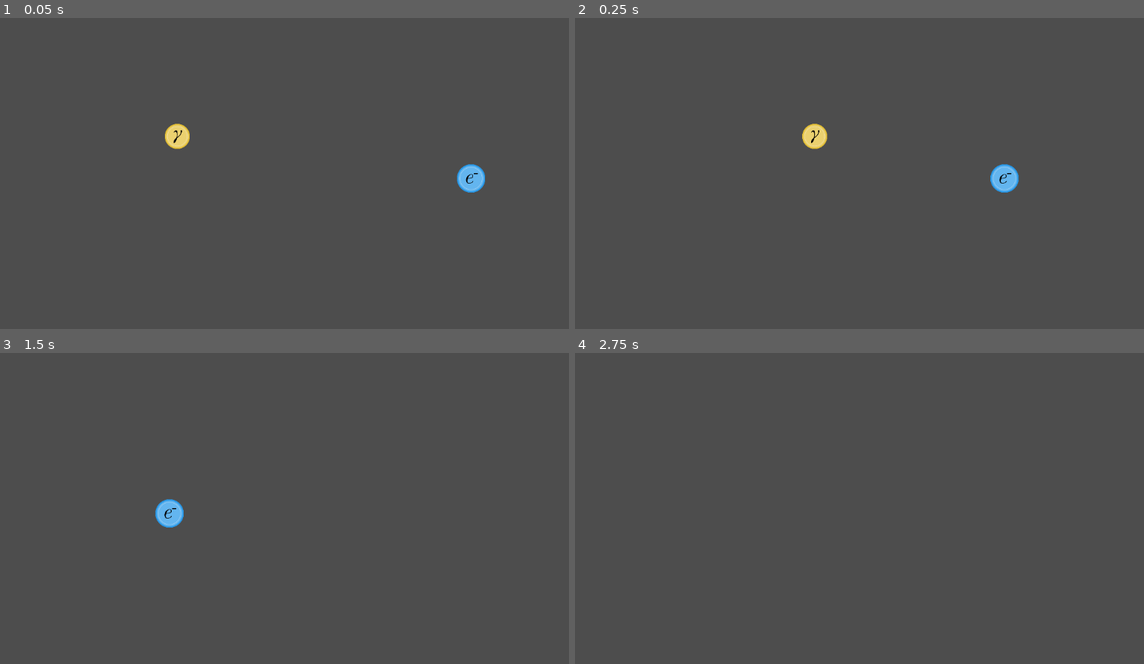
Above: before the commit, frames 1-4 (two rows, left to right).
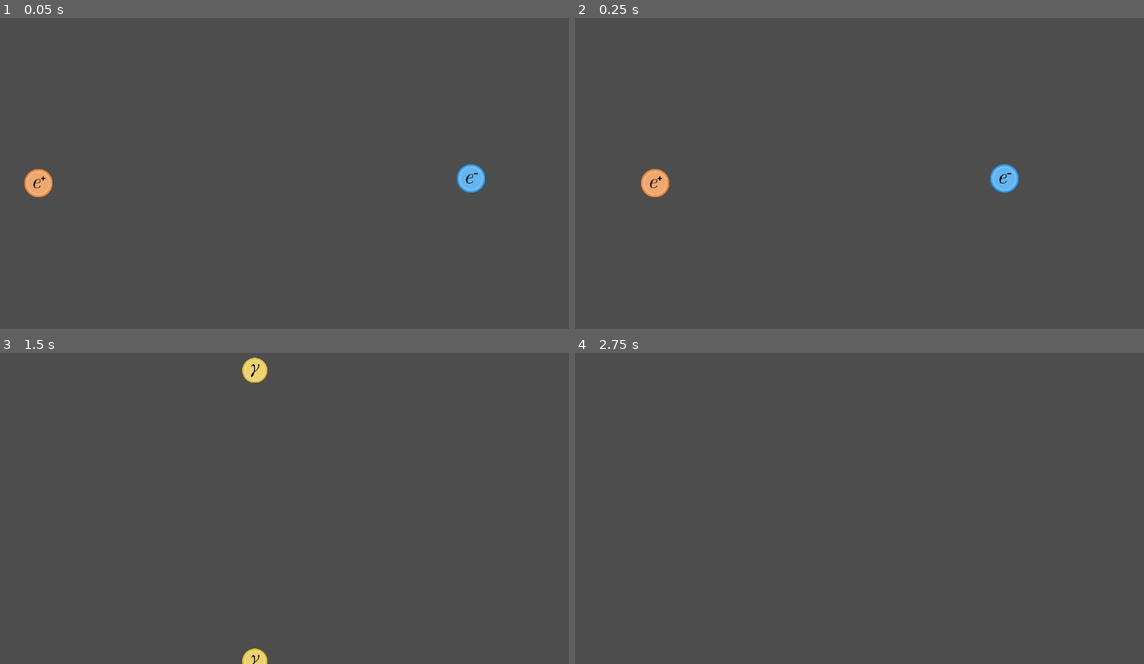
Above: after the commit, the same moments.

Repository: Breakerchap/vertex
Game: Godot game, scene res://MainScene/main.tscn
The game is run twice, just before and just after one commit, with the same random seed, the same clock (stepped at 60 frames per second) and the same inputs.
Inputs:
- Up to frame 1 (0.05 s): no input
- Up to frame 2 (0.25 s): no input
- Up to frame 3 (1.5 s): no input
- Up to frame 4 (2.75 s): no input

The runs differ from the first frame. In frame 1, 0.7% of the frame differs, in the area x 4-34%, y 33-58%; in frame 2, 0.7%; in frame 3, 0.8%, in the area x 27-48%, y 1-100%; in frame 4, nothing differs.

Commit message:
particle-anti-particle annihaliton

Diff:
--- a/Global.gd
+++ b/Global.gd
@@ -1,11 +1 @@
 extends Node
-
-enum ColourCharge {
-  NONE,
-  RED,
-  GREEN,
-  BLUE,
-  ANTIRED,
-  ANTIGREEN,
-  ANTIBLUE
-}
--- a/MainScene/main.tscn
+++ b/MainScene/main.tscn
@@ -1,6 +1,5 @@
 [gd_scene format=3 uid="uid://dpw70vlkqi2x1"]
 
-[ext_resource type="PackedScene" uid="uid://cgnsvbxjh8p8j" path="res://Particles/Photon/photon.tscn" id="1_s3183"]
 [ext_resource type="PackedScene" uid="uid://prxcbenmg28r" path="res://Particles/Electron/electron.tscn" id="2_8dj5j"]
 
 [node name="main" type="Node2D" unique_id=852513529]
@@ -9,6 +8,8 @@
 
 [node name="Electron" parent="." unique_id=975686501 instance=ExtResource("2_8dj5j")]
 position = Vector2(350, 34)
+direction = Vector2(-1, 0)
 
-[node name="Photon" parent="." unique_id=1038709659 instance=ExtResource("1_s3183")]
-position = Vector2(-265, -47)
+[node name="Electron2" parent="." unique_id=1017393580 instance=ExtResource("2_8dj5j")]
+position = Vector2(-522, 43)
+isAnti = true
--- a/Particles/Electron/electron.gd
+++ b/Particles/Electron/electron.gd
@@ -1,11 +1,12 @@
 extends Particle
 
 func _ready() -> void:
+  flavour = Flavour.ELECTRON
   size = 0.85
   speed = 400
-  direction = Vector2.LEFT
   spin = 0.5
   charge = -1
+
 
   textures = [preload("res://Particles/Electron/electron.png"), preload("res://Particles/Electron/positron.png")]
 
--- a/Particles/Photon/photon.gd
+++ b/Particles/Photon/photon.gd
@@ -1,9 +1,9 @@
 extends Particle
 
 func _ready() -> void:
+  flavour = Flavour.PHOTON
   size = 0.75
   speed = 600
-  direction = Vector2.RIGHT
   spin = 1.0
   charge = 0
 
--- a/Particles/base_particle.gd
+++ b/Particles/base_particle.gd
@@ -1,18 +1,35 @@
-@abstract
 class_name Particle
 extends Node2D
 
+enum ColourCharge {
+  NONE,
+  RED,
+  GREEN,
+  BLUE,
+  ANTIRED,
+  ANTIGREEN,
+  ANTIBLUE
+}
+
+enum Flavour {
+  UP,
+  DOWN,
+  ELECTRON,
+  PHOTON
+}
+
+var flavour: Flavour
 var speed: int = 250
 var charge: int
-var colour: Global.ColourCharge
+var colour: ColourCharge
 var spin: float
-var isAnti: bool
+@export var isAnti: bool = false
 var size: float = 1.0
 
 @export var textures: Array[Texture2D] # [Particle Sprite, Anti-Particle Sprite]
 @onready var sprite: Sprite2D = $Sprite2D
 
-var direction: Vector2
+@export var direction: Vector2 = Vector2.RIGHT
 
 func _ready() -> void:
   scale *= size
@@ -21,9 +38,9 @@
 
   if isAnti:
     match colour:
-      Global.ColourCharge.RED: colour = Global.ColourCharge.ANTIRED
-      Global.ColourCharge.GREEN: colour = Global.ColourCharge.ANTIGREEN
-      Global.ColourCharge.BLUE: colour = Global.ColourCharge.ANTIBLUE
+      ColourCharge.RED: colour = ColourCharge.ANTIRED
+      ColourCharge.GREEN: colour = ColourCharge.ANTIGREEN
+      ColourCharge.BLUE: colour = ColourCharge.ANTIBLUE
       _: colour = colour
 
     charge = -charge
@@ -31,8 +48,59 @@
     if textures.size() > 1:
       sprite.texture = textures[1]
 
-func _process(delta: float) -> void:
+func _physics_process(delta: float) -> void:
   move(delta)
+
+func snap_to_8(directionA: Vector2) -> Vector2:
+  if directionA.is_zero_approx():
+    return Vector2.ZERO
+
+  var angle: float = snappedf(directionA.angle(), PI / 4.0)
+  return Vector2.RIGHT.rotated(angle)
+
+# Anti-particle annihilation
+func _on_area_2d_area_entered(area: Area2D) -> void:
+  print("Hitbox entered by area: ", area)
+  print("Self: ", self)
+  print("Self direction: ", direction)
+  var otherParticle: Particle = area.get_parent() as Particle
+  if otherParticle == null or otherParticle.is_queued_for_deletion():
+    return
+
+  if isAnti == otherParticle.isAnti or flavour != otherParticle.flavour:
+    return
+
+  # Spawn photons semi-realistically
+  var collision_pos: Vector2 = (
+    global_position + otherParticle.global_position
+  ) / 2.0
+
+  var incoming: Vector2 = direction - otherParticle.direction
+
+  if incoming.is_zero_approx():
+    incoming = Vector2.RIGHT
+
+  # Snap to one of 8 compass directions
+  var angle: float = snappedf(incoming.angle(), PI / 4.0)
+  var snapped_direction: Vector2 = Vector2.RIGHT.rotated(angle)
+
+  # Two opposite, perpendicular photon directions
+  var photon_direction: Vector2 = snapped_direction.orthogonal()
+
+  spawn_photon(collision_pos, photon_direction)
+  spawn_photon(collision_pos, -photon_direction)
+
+  otherParticle.queue_free()
+  queue_free()
+
+
+func spawn_photon(pos: Vector2, dir: Vector2) -> void:
+  var photon: Particle = load("res://Particles/Photon/photon.tscn").instantiate()
+
+  photon.direction = dir
+  get_tree().current_scene.add_child(photon)
+  photon.global_position = pos
+
 
 func move(delta: float) -> void:
   position += direction.normalized() * speed * delta
--- a/Particles/base_particle.tscn
+++ b/Particles/base_particle.tscn
@@ -1,10 +1,13 @@
 [gd_scene format=3 uid="uid://ct8naifl8mwoj"]
+
+[ext_resource type="Script" uid="uid://c52465gldjiwx" path="res://Particles/base_particle.gd" id="1_cfy4t"]
 
 [sub_resource type="CircleShape2D" id="CircleShape2D_mqq03"]
 radius = 66.1211
 
 [node name="BaseParticle" type="Node2D" unique_id=975686501]
 scale = Vector2(0.5, 0.5)
+script = ExtResource("1_cfy4t")
 
 [node name="Sprite2D" type="Sprite2D" parent="." unique_id=873866100]
 
@@ -12,3 +15,5 @@
 
 [node name="CollisionShape2D" type="CollisionShape2D" parent="Area2D" unique_id=1944634486]
 shape = SubResource("CircleShape2D_mqq03")
+
+[connection signal="area_entered" from="Area2D" to="." method="_on_area_2d_area_entered"]
